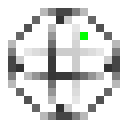
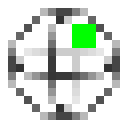
Layered file, before and after one edit (128x128). Changes by layer:
painted on "x_gate.png" over [72, 24, 96, 48]
